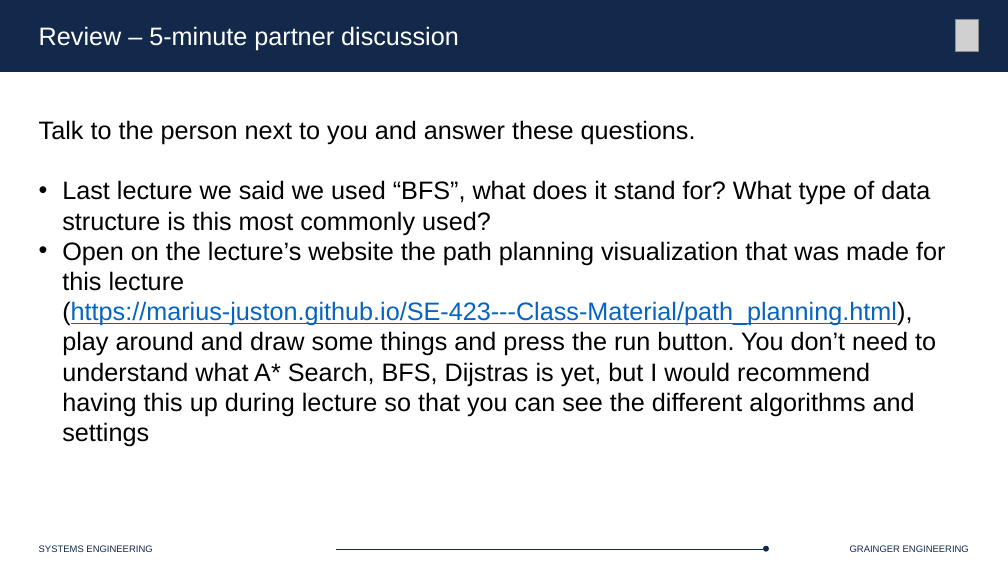
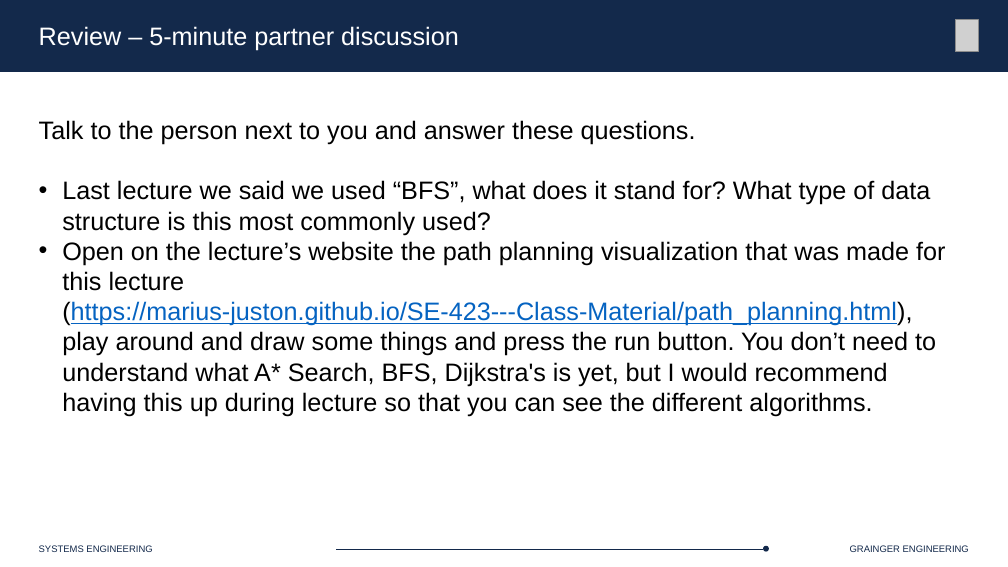
Before and after one commit to Marius-Juston/SE-423---Class-Material, a slide deck: slide 2 of Lectures/Slides/L18.pptx. Drawn at 1008x567 pixels with LibreOffice and Linux fonts; fonts in the diff are those of the drawing; grey boxes stand for pictures. Boxes give left, top, right and bottom in pixels: in the first picture for what was removed or moved away, otherwise in the second. Text is boxed around its words. In the diff, an @@ line names an element or a change of style, - is before the commit and + after.

Commit message:
finished lecture 18

```diff
--- a/Lectures/Slides/L18.pptx
+++ b/Lectures/Slides/L18.pptx
@@ text at (x1=62, y1=241, x2=945, y2=417): text changed @@
-• Open on the lecture’s website the path planning visualization that was made for this lecture (https://marius-juston.github.io/SE-423---Class-Material/path_planning.html), play around and draw some things and press the run button. You don’t need to understand what A* Search, BFS, Dijstras is yet, but I would recommend having this up during lecture so that you can see the different algorithms and settings
+• Open on the lecture’s website the path planning visualization that was made for this lecture (https://marius-juston.github.io/SE-423---Class-Material/path_planning.html), play around and draw some things and press the run button. You don’t need to understand what A* Search, BFS, Dijkstra's is yet, but I would recommend having this up during lecture so that you can see the different algorithms.
```
Also in this commit, not shown: 5 other slides changed, 39 slides added, 8 slides removed, 1 other file.
